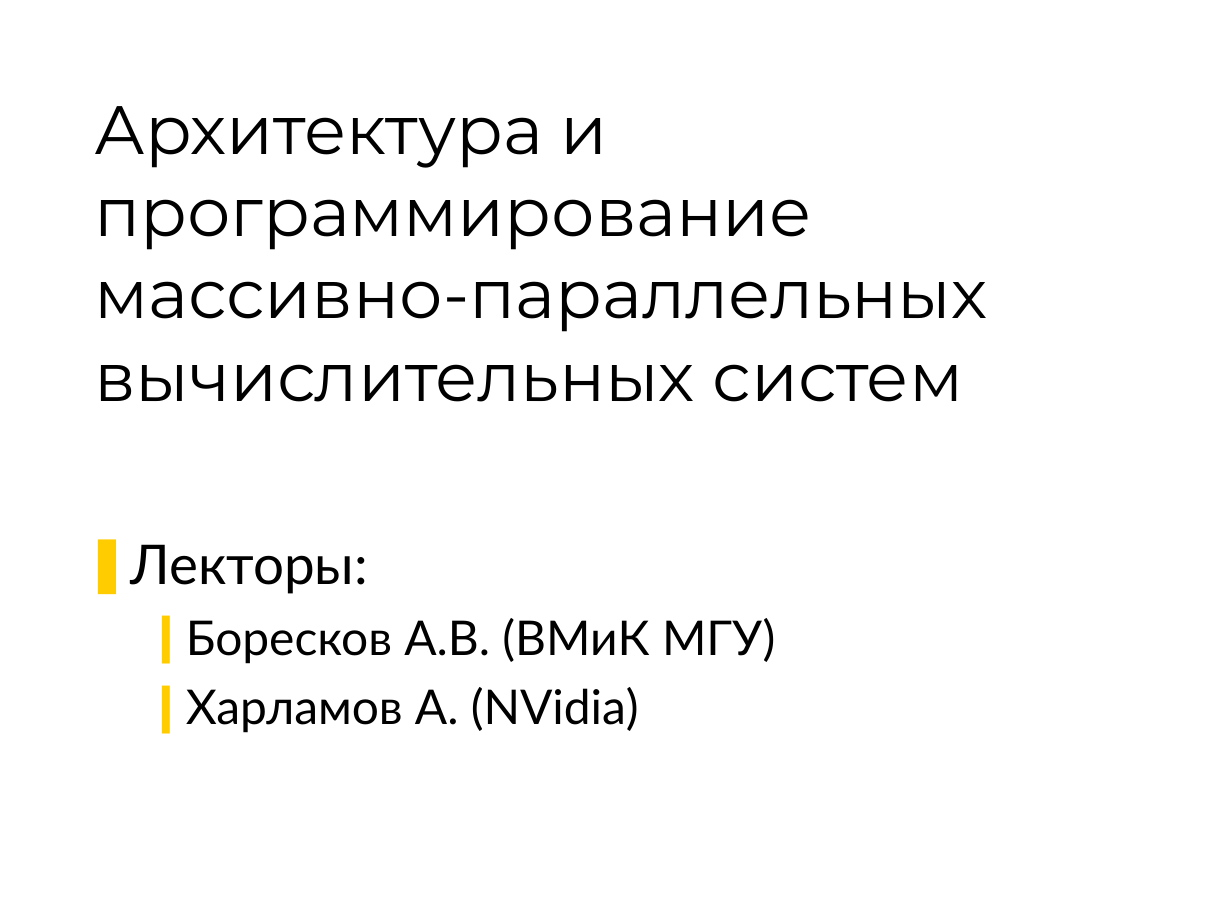
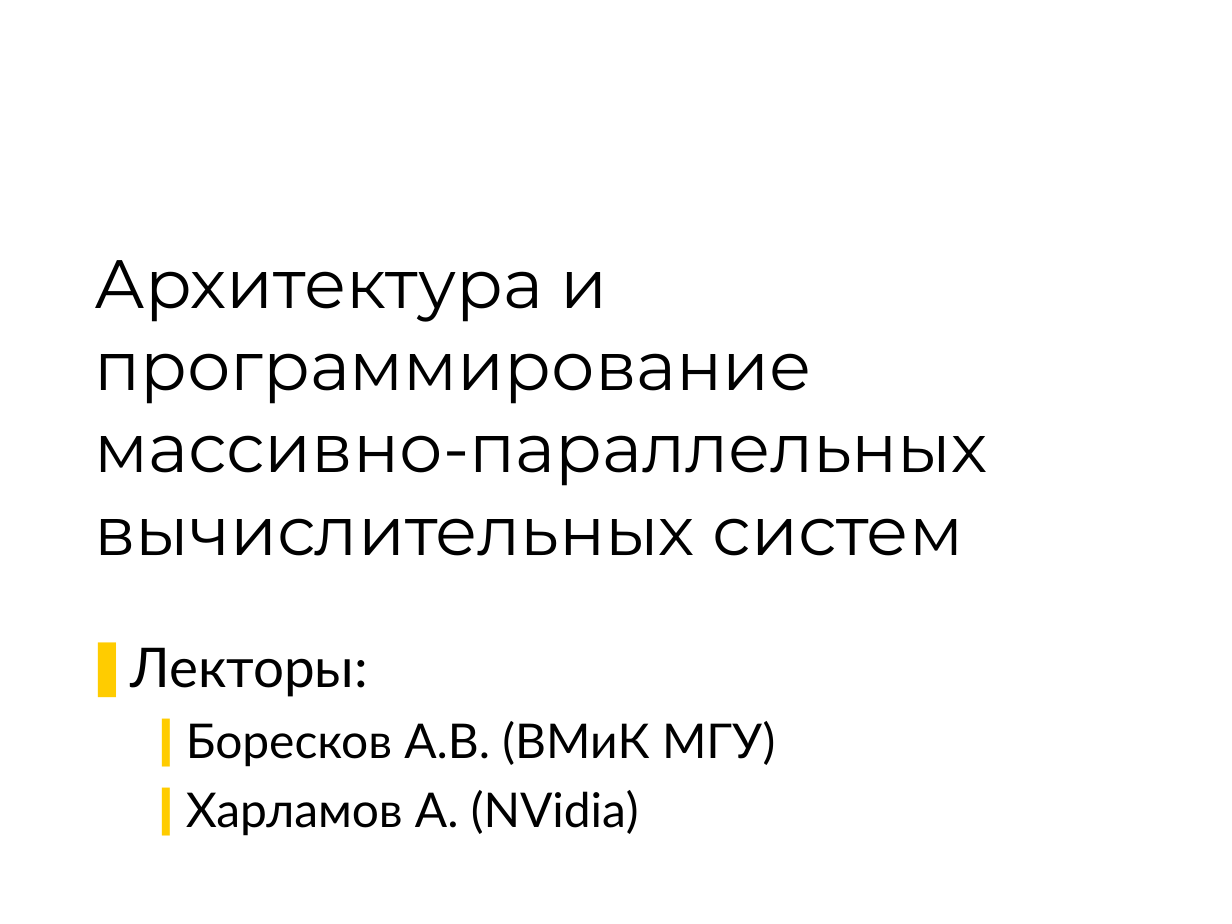
Before and after one commit to 7633/msu-cuda-course, a slide deck: slide 1 of Lectures/L1 24022009/Lection-1.ppt. Drawn at 1232x924 pixels with LibreOffice and Linux fonts; fonts in the diff are those of the drawing; background and template pictures are left out. Boxes give left, top, right and bottom in pixels: in the first picture for what was removed or moved away, otherwise in the second. Text is boxed around its words. In the diff, an @@ line names an element or a change of style, - is before the commit and + after.

```diff
--- a/Lectures/L1 24022009/Lection-1.ppt
+++ b/Lectures/L1 24022009/Lection-1.ppt
@@ title "Архитектура и программирование массивно-параллельных вычисли ...": place and size @@
-title "Архитектура и программирование массивно-параллельных вычисли ..." at box(94, 106, 987, 402)
+title "Архитектура и программирование массивно-параллельных вычисли ..." at box(94, 260, 987, 556)
@@ text "Лекторы:": place and size @@
-text "Лекторы:" at box(130, 544, 775, 733)
+text "Лекторы:" at box(130, 647, 775, 836)
```
Also in this commit, not shown: 5 other slides changed, 6 slides added, 3 slides removed.
